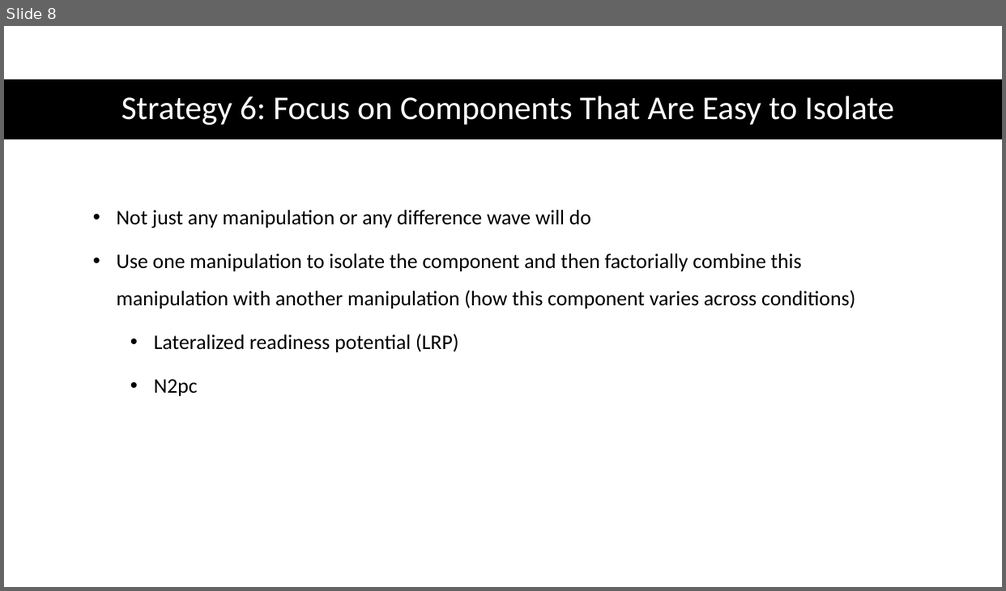
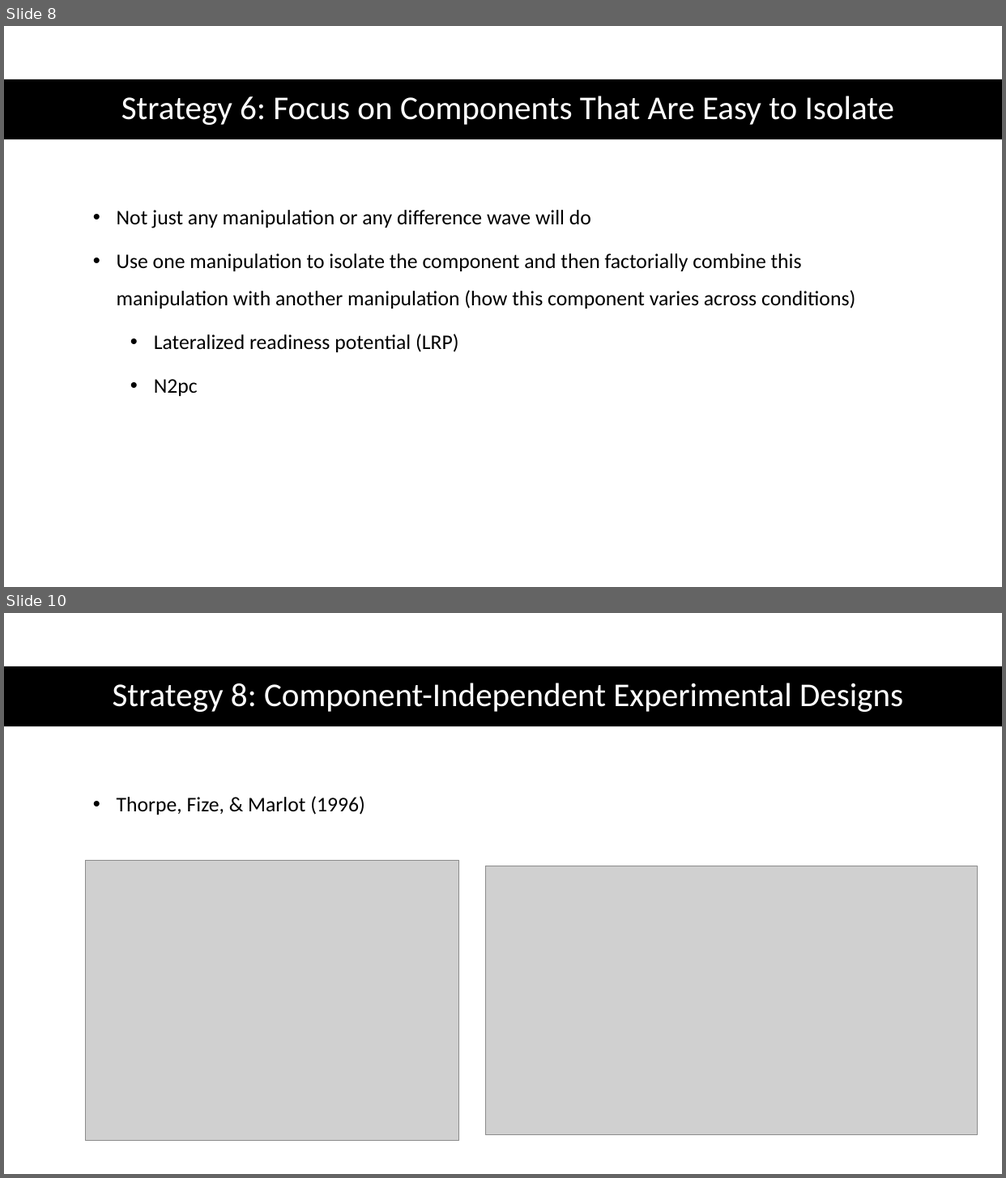
Before and after one commit to clararhee/summer-study, a slide deck: summer-study/EEG/ppt/Chapter4_part1.pptx. Shown one above the other, each under a label of ours: slide 8 before the commit, slides 8 and 10 after it; the slides between them are not shown. The pictures are 1006x591 and 1006x1178 pixels, drawn with LibreOffice and Linux fonts; fonts in the diff are those of the drawing; grey boxes stand for pictures. Boxes give left, top, right and bottom in pixels: in the first picture for what was removed or moved away, otherwise in the second. Text is boxed around its words. In the diff, an @@ line names an element or a change of style, - is before the commit and + after.

```diff
--- a/summer-study/EEG/ppt/Chapter4_part1.pptx
+++ b/summer-study/EEG/ppt/Chapter4_part1.pptx
@@ slide 10 added at [4,613,1002,1174], background #FFFFFF @@
@@ rectangle added at [4,666,1002,726], fill #000000 @@
@@ title added at [113,683,903,712], 32 pt, text #FFFFFF @@
+Strategy 8: Component-Independent Experimental Designs
@@ text added at [117,796,365,815], 20 pt, text #000000 @@
+• Thorpe, Fize, & Marlot (1996)
@@ picture added at [86,861,459,1141] @@
@@ picture added at [486,866,978,1135] @@
```
Also in this commit, not shown: 1 other slide added.
